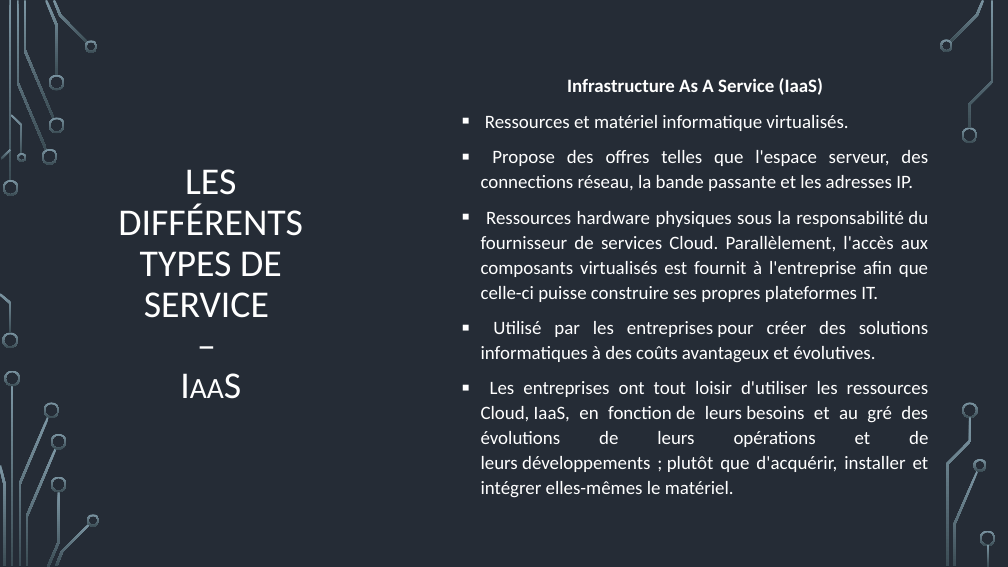
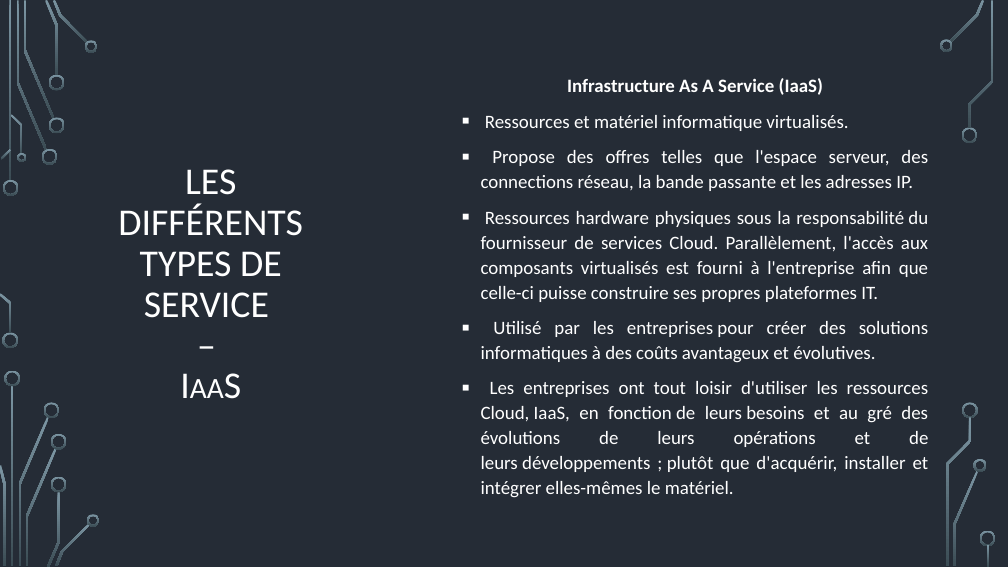
Before and after one commit to CorleoneDany/Cloud-Computing, a slide deck: slide 20 of Cloud Computing - F.pptx. Drawn at 1008x567 pixels with LibreOffice and Linux fonts; fonts in the diff are those of the drawing; background and template pictures are left out. Boxes give left, top, right and bottom in pixels: in the first picture for what was removed or moved away, otherwise in the second. Text is boxed around its words. In the diff, an @@ line names an element or a change of style, - is before the commit and + after.

```diff
--- a/Cloud Computing - F.pptx
+++ b/Cloud Computing - F.pptx
@@ text at (x1=481, y1=211, x2=928, y2=302): text changed @@
-▪ Ressources hardware physiques sous la responsabilité du fournisseur de services Cloud. Parallèlement, l'accès aux composants virtualisés est fournit à l'entreprise afin que celle-ci puisse construire ses propres plateformes IT.
+▪ Ressources hardware physiques sous la responsabilité du fournisseur de services Cloud. Parallèlement, l'accès aux composants virtualisés est fourni à l'entreprise afin que celle-ci puisse construire ses propres plateformes IT.
```
Also in this commit, not shown: 8 other slides changed.
